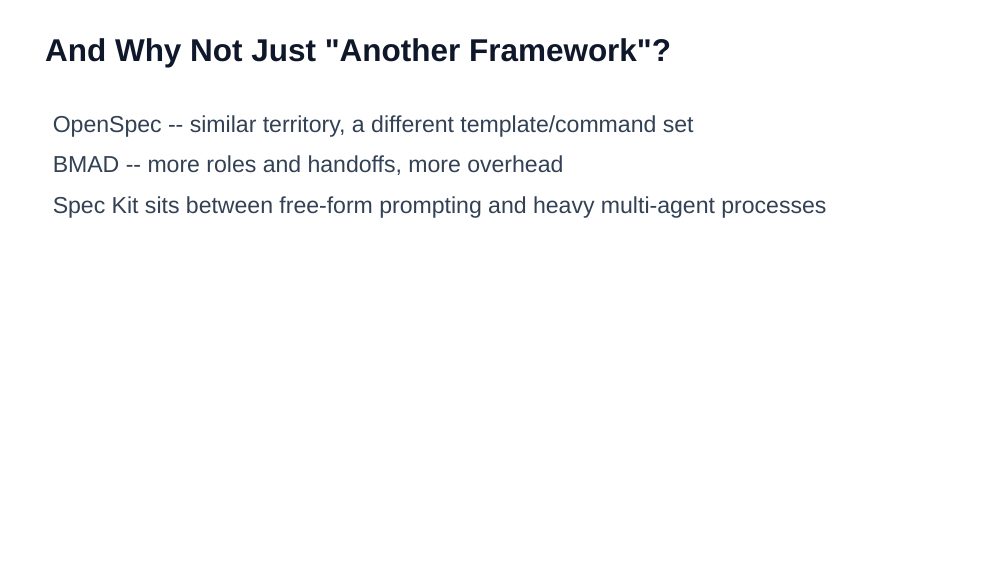
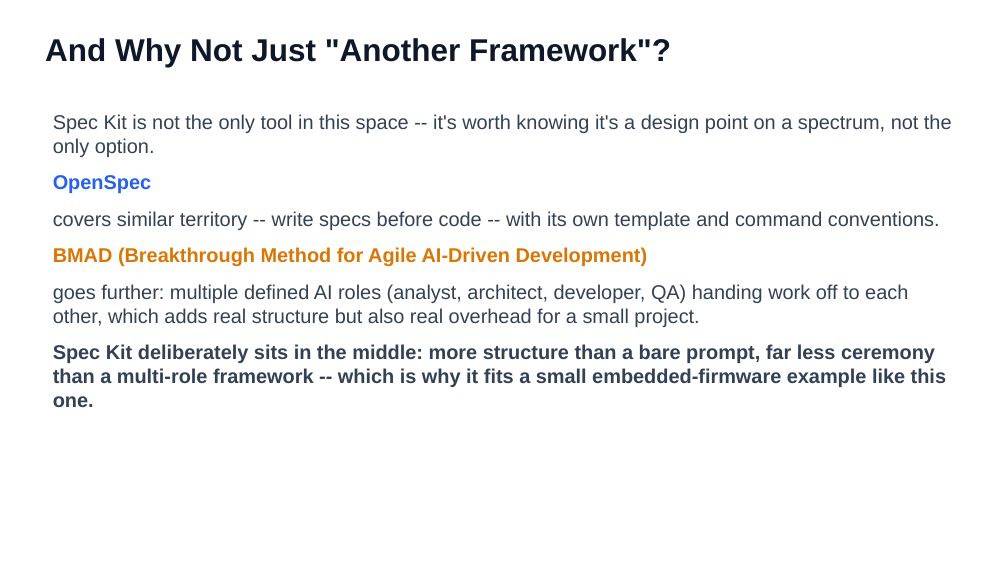
Before and after one commit to ronyronen/speckit-claude-presentation, a slide deck: slide 16 of presentation/speckit-workshop-draft-en.pptx. Drawn at 1008x567 pixels with LibreOffice and Linux fonts; fonts in the diff are those of the drawing. Boxes give left, top, right and bottom in pixels: in the first picture for what was removed or moved away, otherwise in the second. Text is boxed around its words. In the diff, an @@ line names an element or a change of style, - is before the commit and + after.

```diff
--- a/presentation/speckit-workshop-draft-en.pptx
+++ b/presentation/speckit-workshop-draft-en.pptx
@@ text at [53, 114, 952, 407]: text changed; size 22 to 19 pt @@
-OpenSpec -- similar territory, a different template/command set
-BMAD -- more roles and handoffs, more overhead
-Spec Kit sits between free-form prompting and heavy multi-agent processes
+Spec Kit is not the only tool in this space -- it's worth knowing it's a design point on a spectrum, not the only option.
+OpenSpec
+covers similar territory -- write specs before code -- with its own template and command conventions.
+BMAD (Breakthrough Method for Agile AI-Driven Development)
+goes further: multiple defined AI roles (analyst, architect, developer, QA) handing work off to each other, which adds real structure but also real overhead for a small project.
+Spec Kit deliberately sits in the middle: more structure than a bare prompt, far less ceremony than a multi-role framework -- which is why it fits a small embedded-firmware example like this one.
```
Also in this commit, not shown: 8 other slides changed, 1 slide added, 1 slide removed, 1 other file.
